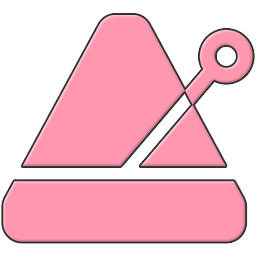
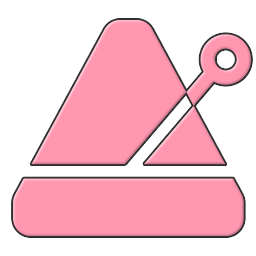
Layered file, before and after one edit (w=256, h=256). Changes by layer:
added layer "metronome copy" above "metronome" over [13,20,251,236]
hid "metronome" over [3,15,253,242]